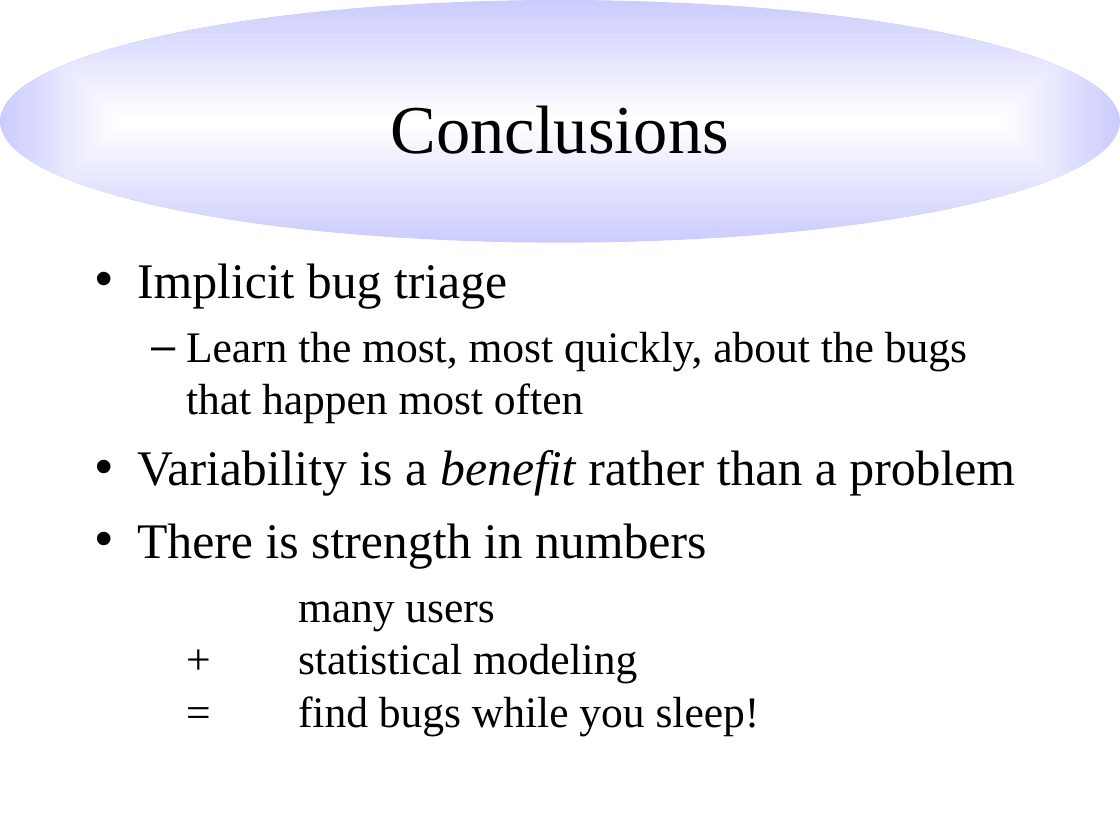
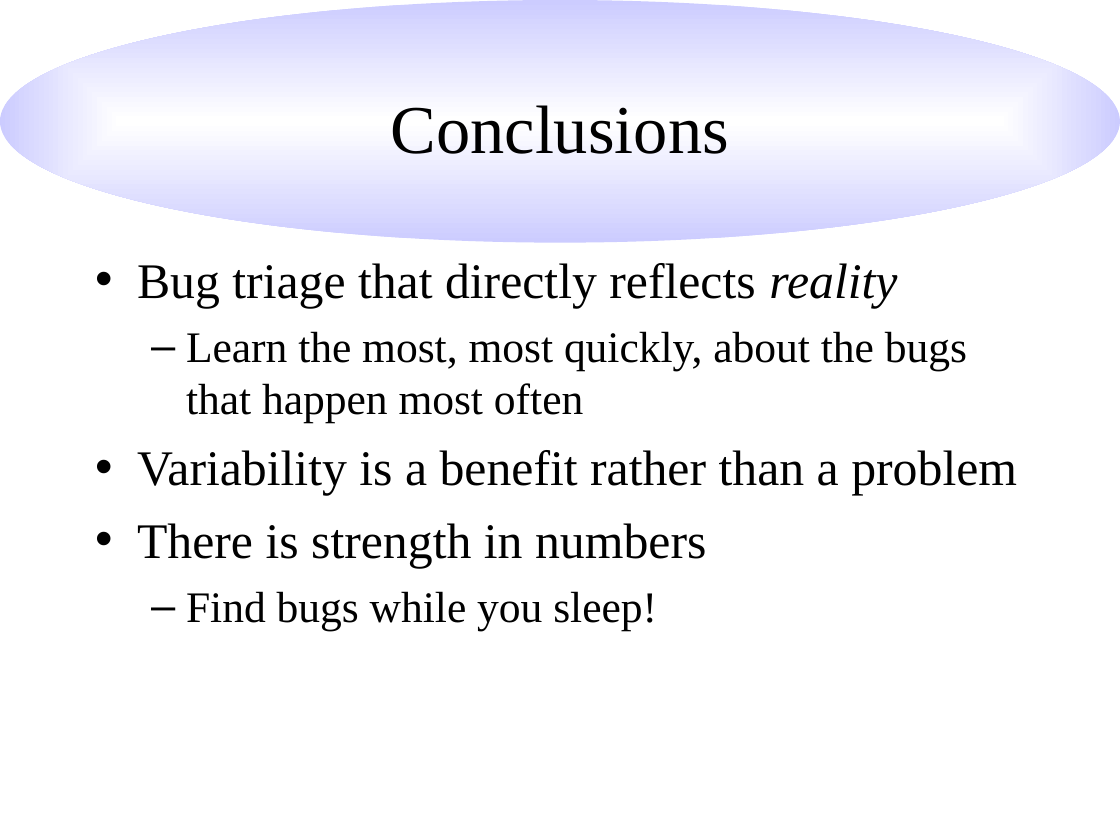
Before and after one commit to hlim1/sampler, a slide deck: slide 22 of paper/pldi.ppt (slide 13 before the commit). Drawn at 1120x840 pixels with LibreOffice and Linux fonts; fonts in the diff are those of the drawing. Boxes give left, top, right and bottom in pixels: in the first picture for what was removed or moved away, otherwise in the second. Text is boxed around its words. In the diff, an @@ line names an element or a change of style, - is before the commit and + after.

Commit message:
Many revisions suggested by Alex.  I didn't especially like his suggestions at the time, but the talk genuinely is better now.  Smart guy, that Alex is.

```diff
--- a/paper/pldi.ppt
+++ b/paper/pldi.ppt
@@ text at <box>137,263,897,308</box>: text changed @@
-• Implicit bug triage
+• Bug triage that directly reflects reality
@@ text at <box>137,450,1017,495</box>: italic off in "benefit" @@
@@ text at <box>186,591,657,631</box>: text changed @@
-  many users
-  + statistical modeling
-  = find bugs while you sleep!
+  – Find bugs while you sleep!
```
Also in this commit, not shown: 8 other slides changed, 15 slides added, 2 slides removed.
